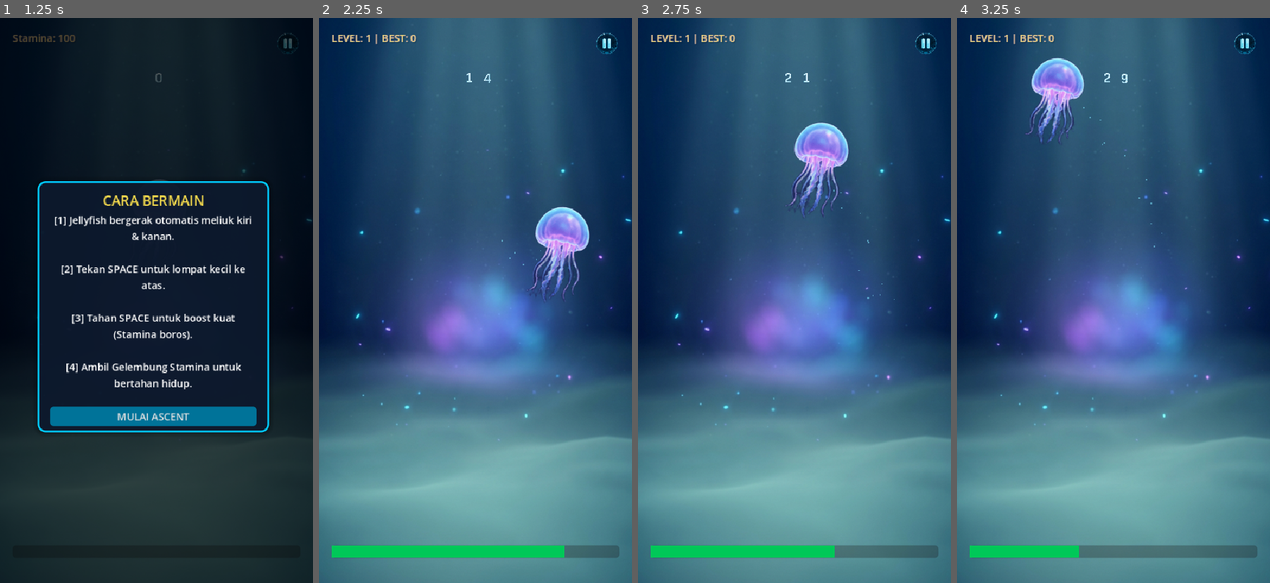
Above: before the commit, frames 1-4 (left to right).
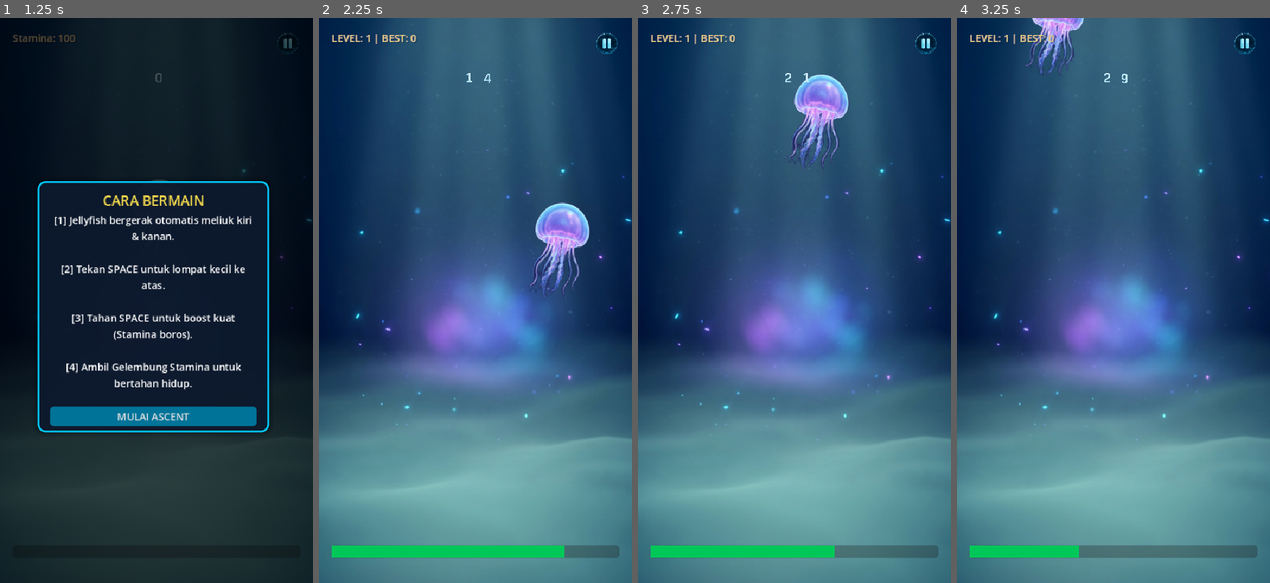
Above: after the commit, the same moments.

Repository: MichelineWL/jelly-rise
Game: Godot game, scene res://main_menu.tscn
The game is run twice, just before and just after one commit, with the same random seed, the same clock (stepped at 60 frames per second) and the same inputs. Sound files missing from this copy of the repository are replaced by a short silence.
Inputs (mouse positions are in pixels of both pictures, inside the frame that each line leads up to):
- Up to frame 1 (1.25 s): click (156, 532) at 0.5 s
- Up to frame 2 (2.25 s): click "MULAI ASCENT" at 1.25 s; move the mouse to (544, 272) at 2.02 s; hold Space (jump) from 2.03 s (still down); click (544, 272) at 2.17 s
- Up to frame 3 (2.75 s): keep holding Space (jump)
- Up to frame 4 (3.25 s): move the mouse to (1050, 328) at 2.77 s; release Space (jump) at 2.78 s; tap Space (jump) at 2.85, 3.02 s; click (1050, 328) at 2.92 s

Frame 1 is identical in both runs. In frame 2, 1.4% of the frame differs, in the area x 58-87%, y 32-51%; in frame 3, 2.9%, in the area x 47-82%, y 10-50%; in frame 4, 2.2%.

Commit message:
feat: tingkatkan kekuatan hold boost dan tambah visual semburan gelembung dinamis

Diff:
--- a/player.gd
+++ b/player.gd
@@ -43,21 +43,34 @@
 	velocity.y = min(velocity.y, max_fall_speed)
 
 	# --- INPUT & STAMINA LOGIC ---
-	# Jump: Hanya bisa kalau stamina cukup ATAU lagi Echo Mode
+	# 1. Tap Space (Jump):
 	if Input.is_action_just_pressed("jump"):
 		if stamina >= jump_cost or is_pity_active:
 			velocity.y = jump_force
 			if not is_pity_active: stamina -= jump_cost
-
-	# Boost (Hold):
+	# 2. Hold Space (Boost):
 	if Input.is_action_pressed("jump"):
 		if (stamina > 0 or is_pity_active):
-			velocity.y += hold_force * delta
+			# Naikkan kekuatan hold_force secara dinamis agar dorongan ke atas terasa kuat
+			velocity.y += (hold_force * 1.8) * delta
 			if not is_pity_active: stamina -= hold_cost * delta
+
+			# Visual Feedback: Buat gelembung semburan trace bergerak lebih cepat & banyak saat nge-boost
+			if $CPUParticles2D_Trace:
+				$CPUParticles2D_Trace.amount = 30
+				$CPUParticles2D_Trace.gravity = Vector2(0, 150) # Semburan cepat ke bawah
 		else:
 			# Kecepatan boost berkurang drastis kalau stamina habis
 			velocity.y += (hold_force * 0.1) * delta
+			if $CPUParticles2D_Trace:
+				$CPUParticles2D_Trace.amount = 8
+				$CPUParticles2D_Trace.gravity = Vector2(0, 40)
 	else:
+		# Kembalikan ke setelan gelembung tenang saat diam/melayang biasa
+		if $CPUParticles2D_Trace:
+			$CPUParticles2D_Trace.amount = 16
+			$CPUParticles2D_Trace.gravity = Vector2(0, 40)
+
 		# Regen: 5x lebih cepat kalau lagi Echo Mode
 		var current_regen = regen_rate * (5.0 if is_pity_active else 1.0)
 		stamina += current_regen * delta
